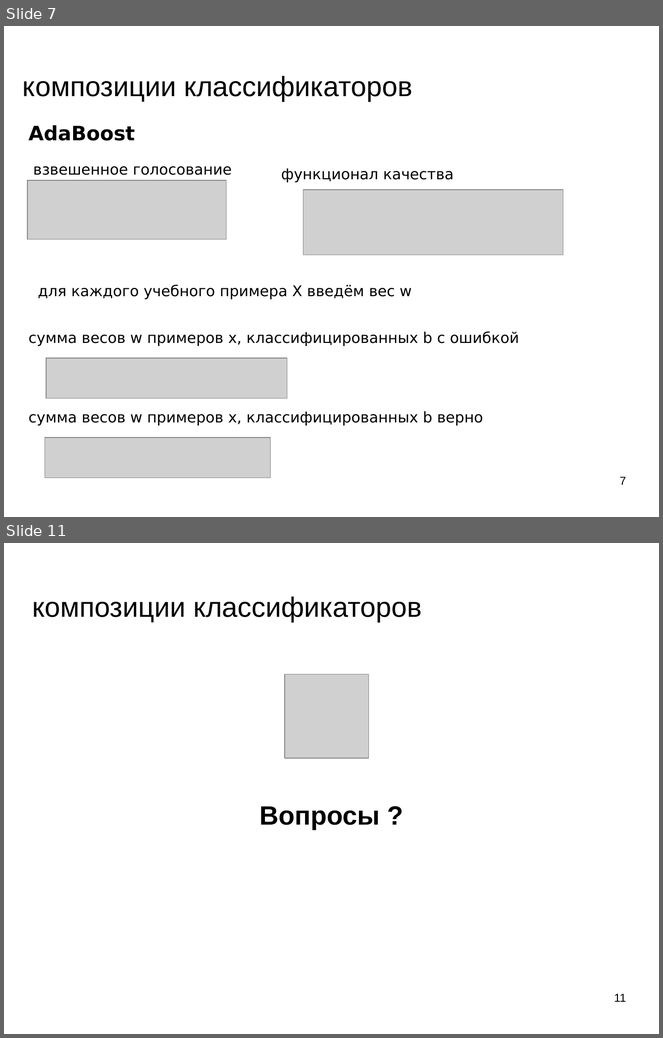
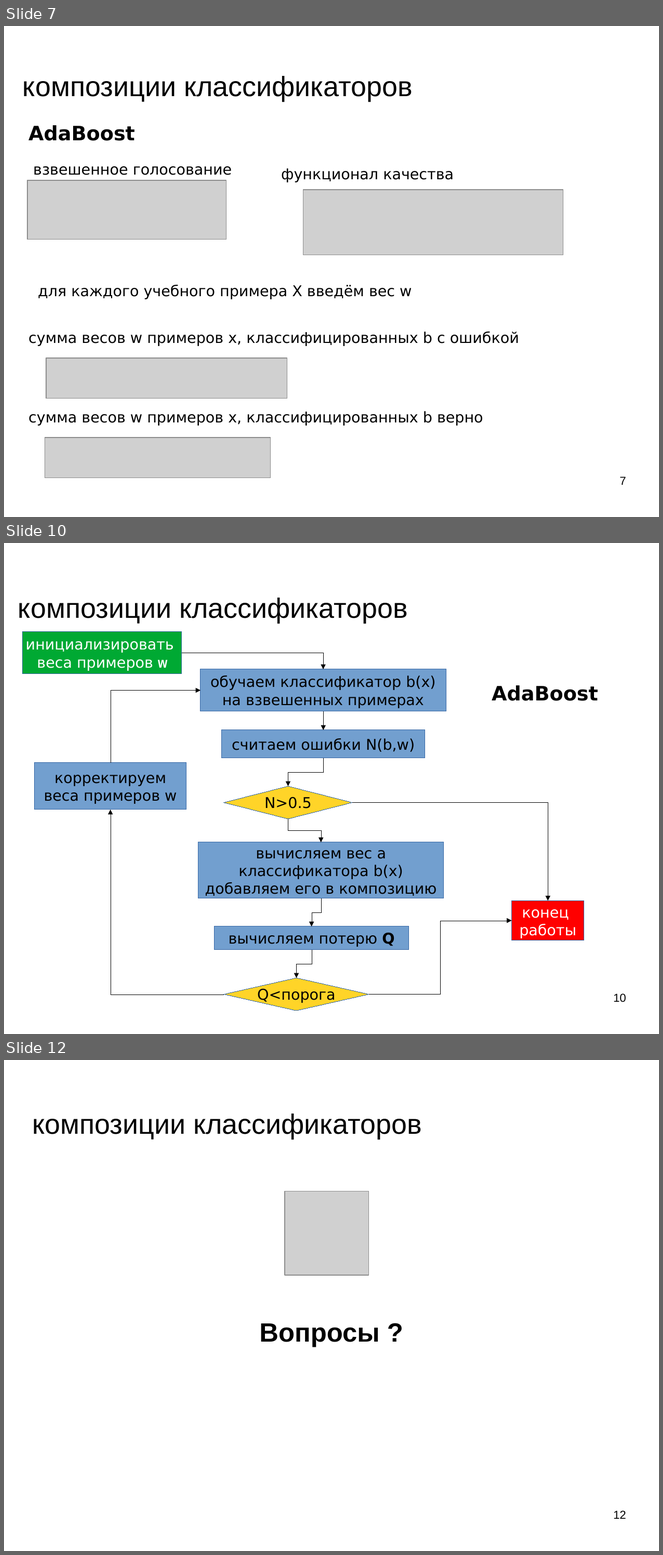
Before and after one commit to mechanoid5/ml_lectorium_legacy, a slide deck: 11-boost.odp. Shown one above the other, each under a label of ours: slides 7 and 11 before the commit, slides 7, 10 and 12 after it; the slides between them are not shown. The pictures are 663x1038 and 663x1555 pixels, drawn with LibreOffice and Linux fonts; fonts in the diff are those of the drawing; grey boxes stand for pictures; background and template pictures are left out. Boxes give left, top, right and bottom in pixels: in the first picture for what was removed or moved away, otherwise in the second. Text is boxed around its words. In the diff, an @@ line names an element or a change of style, - is before the commit and + after.

```diff
--- a/11-boost.odp
+++ b/11-boost.odp
@@ slide 10 added at box(4, 543, 659, 1034), background picture (left out) @@
@@ title added at box(18, 598, 408, 623), 33.9 pt, text #000000 @@
+композиции классификаторов
@@ rectangle added at box(22, 632, 182, 675), fill #00A933, outline #3465A4 0 pt, 18 pt, text #FFFFFF @@
+инициализировать
+веса примеров w
@@ elbow arrow added from (182, 653) to (323, 670), #000000 0 pt @@
@@ rectangle added at box(201, 670, 447, 712), fill #729FCF, outline #3465A4 0 pt, 18 pt, text #000000 @@
+обучаем классификатор b(x)
+на взвешенных примерах
@@ elbow arrow added from (111, 763) to (201, 691), #000000 0 pt @@
@@ text added at box(492, 685, 598, 701), 24 pt, text #000000, bold @@
+AdaBoost
@@ elbow arrow added from (323, 711) to (323, 730), #000000 0 pt @@
@@ rectangle added at box(221, 730, 425, 758), fill #729FCF, outline #3465A4 0 pt, 18 pt, text #000000 @@
+считаем ошибки N(b,w)
@@ elbow arrow added from (323, 758) to (288, 787), #000000 0 pt @@
@@ rectangle added at box(34, 763, 187, 810), fill #729FCF, outline #3465A4 0 pt, 18 pt, text #000000 @@
+корректируем
+веса примеров w
@@ diamond added at box(224, 786, 352, 819), fill #FFD428, outline #3465A4 0 pt, 18 pt, text #000000 @@
+N>0.5
@@ elbow arrow added from (352, 803) to (548, 901), #000000 0 pt @@
@@ elbow arrow added from (224, 995) to (111, 810), #000000 0 pt @@
@@ elbow arrow added from (288, 820) to (322, 843), #000000 0 pt @@
@@ rectangle added at box(198, 843, 444, 899), fill #729FCF, outline #3465A4 0 pt, 18 pt, text #000000 @@
+вычисляем вес a
+классификатора b(x)
+добавляем его в композицию
@@ elbow arrow added from (322, 899) to (312, 927), #000000 0 pt @@
@@ rectangle added at box(512, 901, 584, 941), fill #FF0000, outline #3465A4 0 pt, 18 pt, text #FFFFFF @@
+конец
+работы
@@ rectangle added at box(215, 927, 409, 950), fill #729FCF, outline #3465A4 0 pt, 18 pt, text #000000 @@
+вычисляем потерю Q
@@ elbow arrow added from (369, 995) to (512, 921), #000000 0 pt @@
@@ elbow arrow added from (312, 950) to (297, 978), #000000 0 pt @@
@@ diamond added at box(224, 978, 369, 1011), fill #FFD428, outline #3465A4 0 pt, 18 pt, text #000000 @@
+Q<порога
@@ page number added at box(613, 994, 626, 1003), 14 pt, text #000000 @@
+10
@@ what was slide 11 is now slide 12 @@
@@ page number at box(613, 1511, 626, 1519): text changed @@
-11
+12
```
Also in this commit, not shown: 3 slides changed, 1 other slide added, 1 slide removed, 1 other file.
